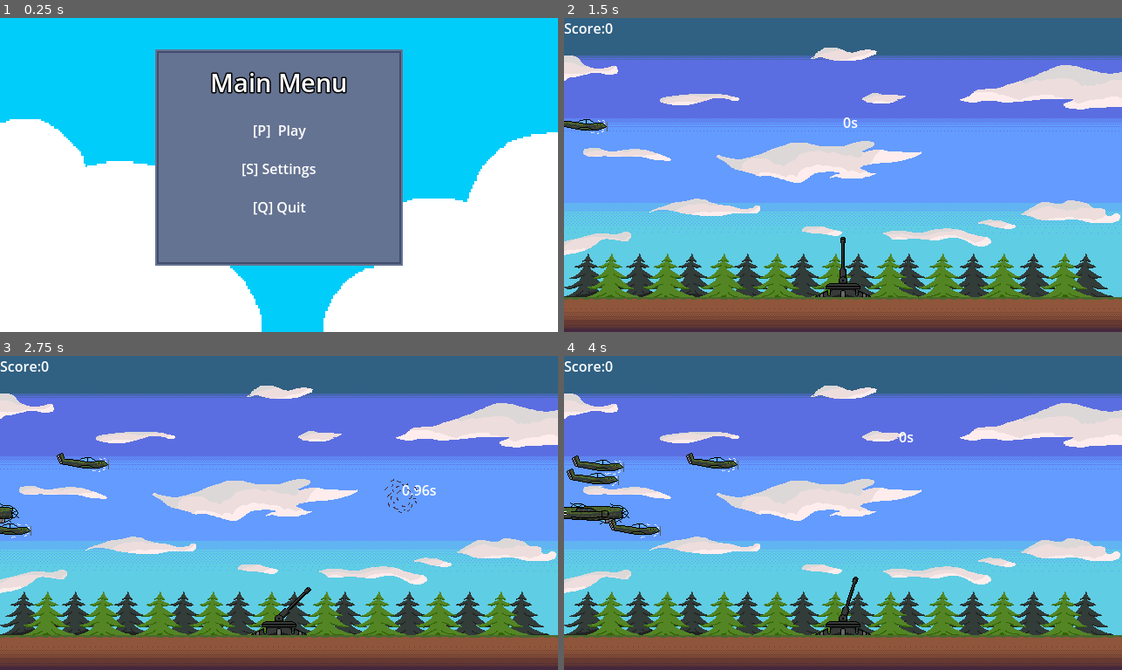
Above: before the commit, frames 1-4 (two rows, left to right).
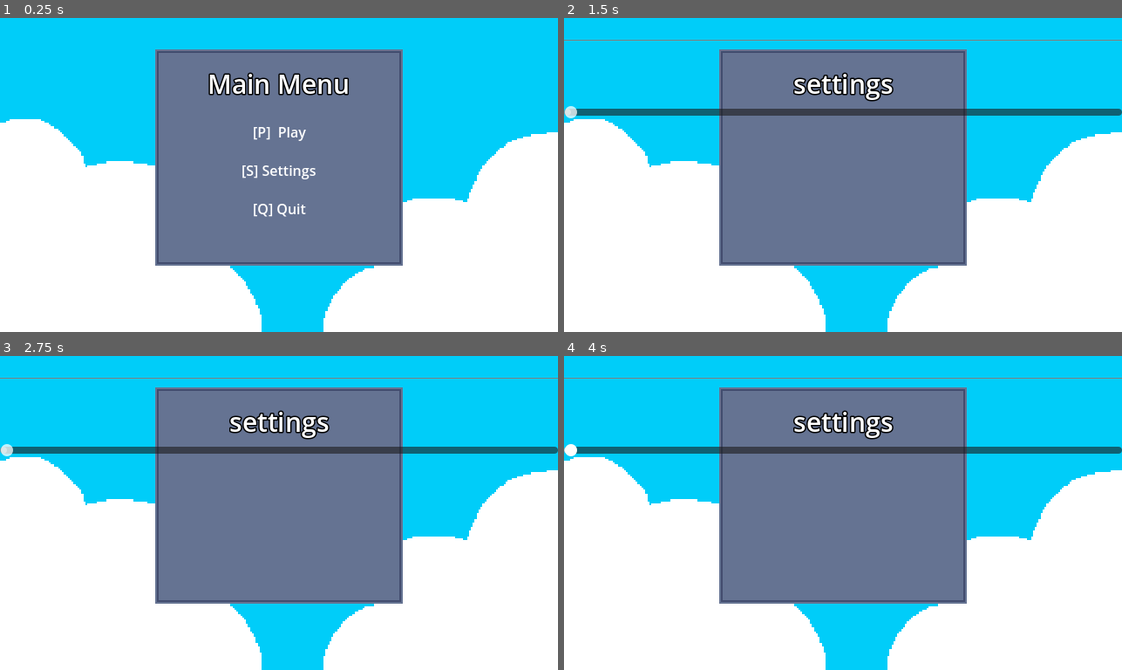
Above: after the commit, the same moments.

Repository: knyaz26/AA-Defence
Game: Godot game, scene res://game/main_menu/main_menu.tscn
The game is run twice, just before and just after one commit, with the same random seed, the same clock (stepped at 60 frames per second) and the same inputs. Sound files missing from this copy of the repository are replaced by a short silence.
Inputs (mouse positions are in pixels of both pictures, inside the frame that each line leads up to):
- Up to frame 1 (0.25 s): no input
- Up to frame 2 (1.5 s): click "[S] Settings" at 0.5 s; click (843, 131) at 1.25 s, where only the run before the commit has a clickable "[P] Play"
- Up to frame 3 (2.75 s): tap Enter at 2 s; move the mouse to (401, 497) at 2.02 s; hold M from 2.03 s (still down); click (401, 497) at 2.17 s
- Up to frame 4 (4 s): move the mouse to (731, 528) at 2.77 s; release M at 2.78 s; hold S 2.78-3.53 s; click (731, 528) at 2.85 s; tap M at 3.05 s; move the mouse to (898, 443) at 3.52 s; hold M from 3.53 s (still down)

The runs differ from the first frame. In frame 1, 1.7% of the frame differs, in the area x 37-63%, y 16-64%; in frame 2, 99%, in the area x 0-100%, y 0-100%; in frame 3, 99%; in frame 4, 99%.

Commit message:
added the settings menu (unfinished)

Diff:
--- a/game/main_menu/main_menu.gd
+++ b/game/main_menu/main_menu.gd
@@ -22,8 +22,7 @@
 
 
 func _on_texture_button_2_pressed() -> void:
-	pass #this line swiches to options menu.
-
+	get_tree().change_scene_to_file("res://game/settings/settings.tscn")
 
 func _on_texture_button_3_pressed() -> void:
 	get_tree().quit()
--- a/game/main_menu/main_menu.tscn
+++ b/game/main_menu/main_menu.tscn
@@ -47,7 +47,7 @@
 layout_mode = 2
 size_flags_horizontal = 4
 theme_override_constants/outline_size = 6
-theme_override_font_sizes/font_size = 29
+theme_override_font_sizes/font_size = 30
 text = "Main Menu"
 
 [node name="HSeparator3" type="HSeparator" parent="TextureRect/VBoxContainer"]
--- /dev/null
+++ b/game/settings/settings.tscn
@@ -0,0 +1,44 @@
+[gd_scene load_steps=2 format=3 uid="uid://bxbj0qbhjxwi"]
+
+[ext_resource type="Texture2D" uid="uid://qg0af756hflt" path="res://game/main_menu/background_main_menu.png" id="1_hmp7t"]
+
+[node name="Control" type="Control"]
+layout_mode = 3
+anchors_preset = 15
+anchor_right = 1.0
+anchor_bottom = 1.0
+grow_horizontal = 2
+grow_vertical = 2
+
+[node name="TextureRect" type="TextureRect" parent="."]
+layout_mode = 1
+anchors_preset = 15
+anchor_right = 1.0
+anchor_bottom = 1.0
+grow_horizontal = 2
+grow_vertical = 2
+texture = ExtResource("1_hmp7t")
+
+[node name="VBoxContainer" type="VBoxContainer" parent="TextureRect"]
+layout_mode = 1
+anchors_preset = 15
+anchor_right = 1.0
+anchor_bottom = 1.0
+grow_horizontal = 2
+grow_vertical = 2
+
+[node name="HSeparator" type="HSeparator" parent="TextureRect/VBoxContainer"]
+custom_minimum_size = Vector2(0, 50)
+layout_mode = 2
+
+[node name="Label" type="Label" parent="TextureRect/VBoxContainer"]
+layout_mode = 2
+size_flags_horizontal = 4
+theme_override_constants/outline_size = 6
+theme_override_font_sizes/font_size = 30
+text = "settings
+"
+
+[node name="HSlider" type="HSlider" parent="TextureRect/VBoxContainer"]
+layout_mode = 2
+size_flags_vertical = 4
